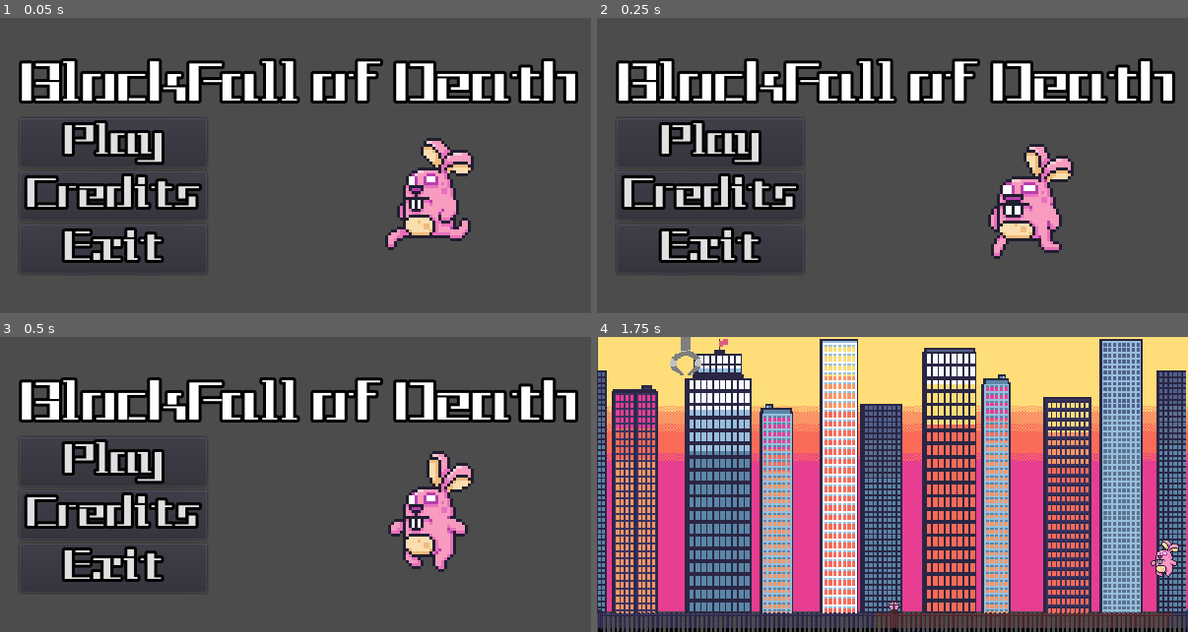
Above: before the commit, frames 1-4 (two rows, left to right).
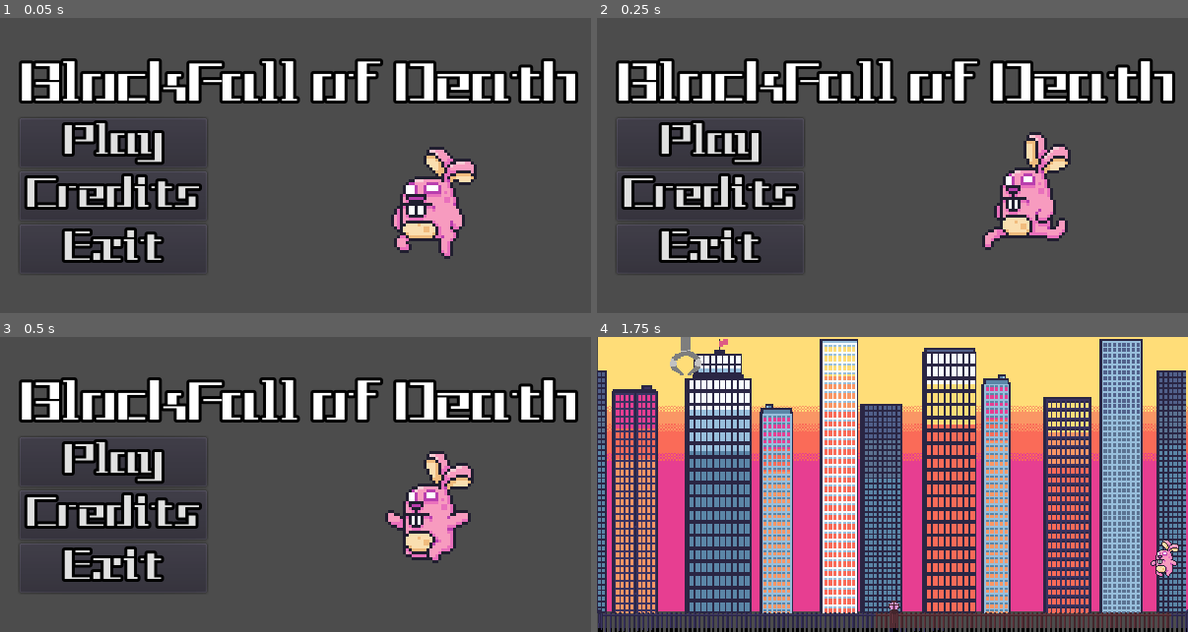
Above: after the commit, the same moments.

Repository: TinSlim/Block-Fall-of-Death
Game: Godot game, scene res://scenes/ui/main_menu.tscn
Same seed, same stepped clock (60 frames per second), same inputs: the game is played once before the commit and once after it.
Inputs:
- Up to frame 1 (0.05 s): no input
- Up to frame 2 (0.25 s): no input
- Up to frame 3 (0.5 s): no input
- Up to frame 4 (1.75 s): click "Play" at 0.5 s; hold D (move_claw_right) from 1.28 s (still down); tap Up (move_player_up) at 1.52 s

The runs differ from the first frame. In frame 1, 2.9% of the frame differs, in the area x 65-81%, y 40-82%; in frame 2, 3.0%, in the area x 65-81%, y 38-82%; in frame 3, 1.9%; in frame 4, nothing differs.

Commit message:
Bloque q cae

Diff:
--- /dev/null
+++ b/scenes/figura.tscn
@@ -0,0 +1,17 @@
+[gd_scene load_steps=4 format=2]
+
+[ext_resource path="res://icon.png" type="Texture" id=1]
+[ext_resource path="res://scripts/figura.gd" type="Script" id=2]
+
+[sub_resource type="RectangleShape2D" id=1]
+extents = Vector2( 32, 32.5 )
+
+[node name="Area2D" type="KinematicBody2D"]
+script = ExtResource( 2 )
+
+[node name="CollisionShape2D" type="CollisionShape2D" parent="."]
+position = Vector2( -1, -0.5 )
+shape = SubResource( 1 )
+
+[node name="Sprite" type="Sprite" parent="."]
+texture = ExtResource( 1 )
--- a/scenes/nivel.tscn
+++ b/scenes/nivel.tscn
@@ -5,7 +5,6 @@
 [ext_resource path="res://sprites/evening buildings front.png" type="Texture" id=3]
 [ext_resource path="res://sprites/evening sky.png" type="Texture" id=4]
 [ext_resource path="res://sprites/evening fence.png" type="Texture" id=5]
-
 
 [sub_resource type="RectangleShape2D" id=1]
 extents = Vector2( 300.25, 9.25 )
--- /dev/null
+++ b/scenes/nivelTetris.tscn
@@ -0,0 +1,48 @@
+[gd_scene load_steps=7 format=2]
+
+[ext_resource path="res://scripts/grilla.gd" type="Script" id=1]
+[ext_resource path="res://icon.png" type="Texture" id=2]
+[ext_resource path="res://scripts/suelo.gd" type="Script" id=3]
+[ext_resource path="res://sprites/evening fence.png" type="Texture" id=4]
+
+[sub_resource type="RectangleShape2D" id=1]
+extents = Vector2( 30.7, 36.6111 )
+
+[sub_resource type="RectangleShape2D" id=2]
+extents = Vector2( 300.25, 9.25 )
+
+[node name="Node2D" type="Node2D"]
+
+[node name="Node2D" type="Node2D" parent="."]
+script = ExtResource( 1 )
+
+[node name="Suelo" type="StaticBody2D" parent="Node2D"]
+position = Vector2( 306, 517 )
+scale = Vector2( 10, 9 )
+script = ExtResource( 3 )
+__meta__ = {
+"_edit_group_": true
+}
+
+[node name="CollisionShape2D" type="CollisionShape2D" parent="Node2D/Suelo"]
+position = Vector2( 0.6, -6.83334 )
+shape = SubResource( 1 )
+
+[node name="Sprite" type="Sprite" parent="Node2D/Suelo"]
+texture = ExtResource( 2 )
+
+[node name="Node2D" type="Node2D" parent="Node2D"]
+
+[node name="Floor" type="StaticBody2D" parent="Node2D"]
+__meta__ = {
+"_edit_group_": true
+}
+
+[node name="CollisionShape2D" type="CollisionShape2D" parent="Node2D/Floor"]
+position = Vector2( 300.25, 290 )
+shape = SubResource( 2 )
+
+[node name="Sprite" type="Sprite" parent="Node2D/Floor"]
+position = Vector2( 457.5, 284.304 )
+scale = Vector2( 0.789792, 0.479529 )
+texture = ExtResource( 4 )
--- a/scenes/ui/main_menu.tscn
+++ b/scenes/ui/main_menu.tscn
@@ -97,25 +97,23 @@
 margin_bottom = 218.0
 
 [node name="VBoxContainer2" type="VBoxContainer" parent="VBoxContainer/HBoxContainer"]
-anchor_left = 0.041
-anchor_right = 0.108
 margin_right = 190.0
 margin_bottom = 158.0
 
 [node name="Play" type="Button" parent="VBoxContainer/HBoxContainer/VBoxContainer2"]
-margin_right = 227.0
+margin_right = 190.0
 margin_bottom = 50.0
 text = "Play"
 
 [node name="Credits" type="Button" parent="VBoxContainer/HBoxContainer/VBoxContainer2"]
 margin_top = 54.0
-margin_right = 227.0
+margin_right = 190.0
 margin_bottom = 104.0
 text = "Credits"
 
 [node name="Exit" type="Button" parent="VBoxContainer/HBoxContainer/VBoxContainer2"]
 margin_top = 108.0
-margin_right = 227.0
+margin_right = 190.0
 margin_bottom = 158.0
 text = "Exit"
 
@@ -123,6 +121,6 @@
 position = Vector2( 419, 77 )
 scale = Vector2( 3, 3 )
 frames = SubResource( 14 )
-frame = 11
+frame = 10
 speed_scale = 4.0
 playing = true
--- /dev/null
+++ b/scripts/figura.gd
@@ -0,0 +1,26 @@
+extends KinematicBody2D
+
+
+# Declare member variables here. Examples:
+# var a = 2
+# var b = "text"
+export var x_quadrant = -1
+export var y_quadrant = -1
+
+# Called when the node enters the scene tree for the first time.
+func _ready():
+	connect("body_entered",self,"_on_body_entered")
+	pass # Replace with function body.
+
+
+# Called every frame. 'delta' is the elapsed time since the previous frame.
+#func _process(delta):
+#	pass
+
+func _on_body_entered(body: Node):
+	if body.has_method("check_line"):
+		body.check_line()
+	print("parentx")
+	pass
+	#if body.has_method("check_line"):
+	#	body.check_line()
--- /dev/null
+++ b/scripts/grilla.gd
@@ -0,0 +1,54 @@
+extends Node2D
+
+
+var grid_size = Vector2(16,16)
+var grid = []
+var playing = false
+var actual_object = null
+var movement_counter = 0
+var movement_dif = 10
+var init_pos = Vector2(8,0)
+var BLOCK_SIZE = 32
+
+var Bloque = preload("res://scenes/figura.tscn")
+#export(PacketScene) var Bloque
+
+# grid [arriba parte-fila] [izquierda parte-columna]
+# Called when the node enters the scene tree for the first time.
+func _ready():
+	for x in range(grid_size.x):
+		grid.append([])
+		for y in range(grid_size.y):
+			grid[x].append(0)
+	pass # Replace with function body.
+	print(grid)
+
+
+# Called every frame. 'delta' is the elapsed time since the previous frame.
+func _physics_process(delta):
+
+	if playing and (movement_counter%movement_dif == 0):
+		actual_object.position.y += BLOCK_SIZE
+		if (true):
+			pass
+		pass
+
+	# Si no juega crea un bloque
+	if !playing:
+		actual_object = Bloque.instance()
+		$Node2D.add_child(actual_object)
+		actual_object.position = init_pos * BLOCK_SIZE
+		playing = true
+		pass
+
+	# Movimiento bloque
+	if Input.is_action_just_pressed("move_claw_left") and not Input.is_action_pressed("move_claw_right"):
+		actual_object.position.x -= BLOCK_SIZE
+	if Input.is_action_just_pressed("move_claw_right") and not Input.is_action_pressed("move_claw_left"):
+		actual_object.position.x += BLOCK_SIZE
+
+	# Caída bloque
+	movement_counter += 1
+
+func _check_lines():
+	pass
--- /dev/null
+++ b/scripts/suelo.gd
@@ -0,0 +1,22 @@
+extends StaticBody2D
+
+
+# Declare member variables here. Examples:
+# var a = 2
+# var b = "text"
+
+
+# Called when the node enters the scene tree for the first time.
+func _ready():
+	pass # Replace with function body.
+
+
+func _on_body_entered(body: Node):
+	print("parentx")
+	pass
+# Called every frame. 'delta' is the elapsed time since the previous frame.
+#func _process(delta):
+#	pass
+func check_line():
+	print("parentx")
+	pass
--- /dev/null
+++ b/sprites/figura.gd
@@ -0,0 +1,17 @@
+extends Node2D
+
+
+# Declare member variables here. Examples:
+# var a = 2
+# var b = "text"
+export var x_quadrant = -1
+export var y_quadrant = -1
+
+# Called when the node enters the scene tree for the first time.
+func _ready():
+	pass # Replace with function body.
+
+
+# Called every frame. 'delta' is the elapsed time since the previous frame.
+#func _process(delta):
+#	pass
